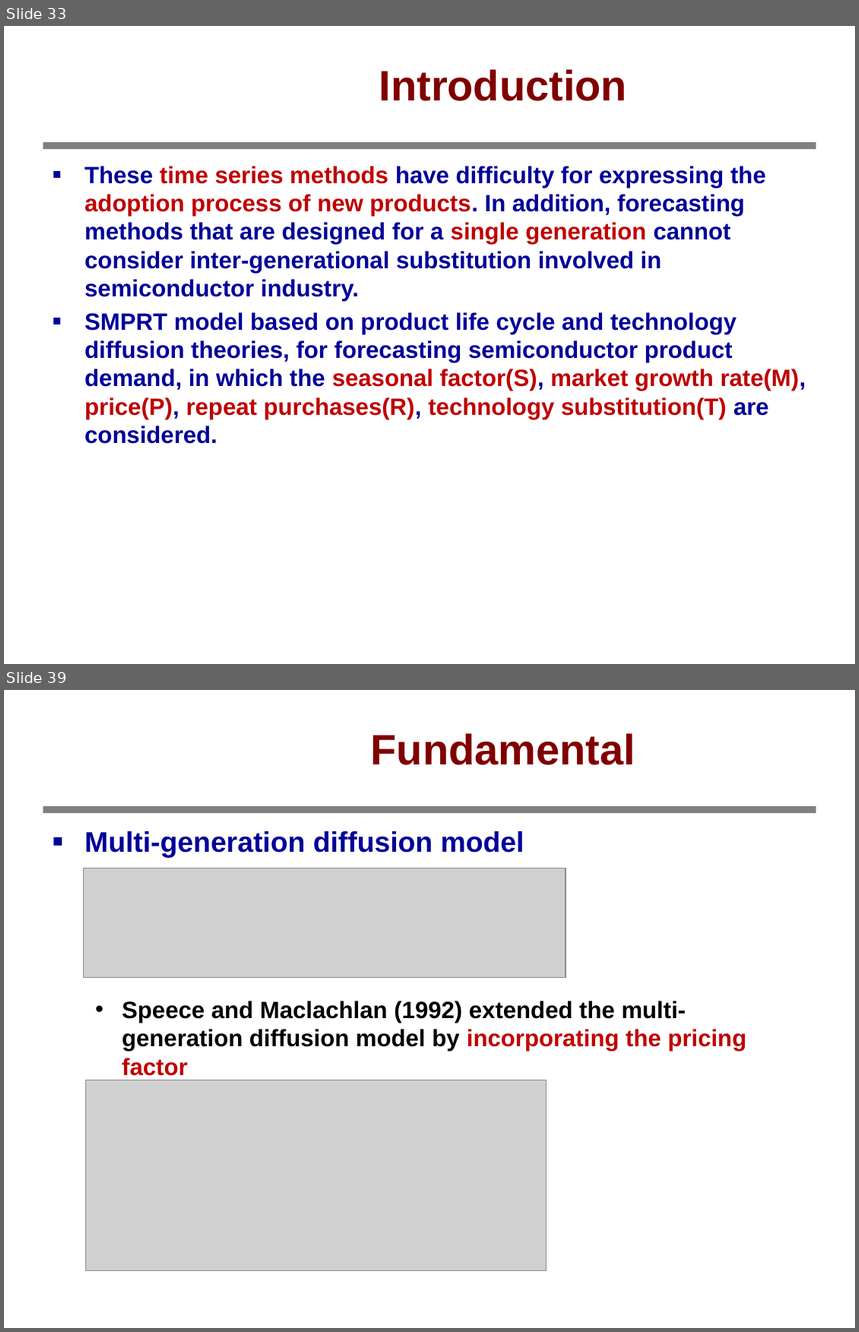
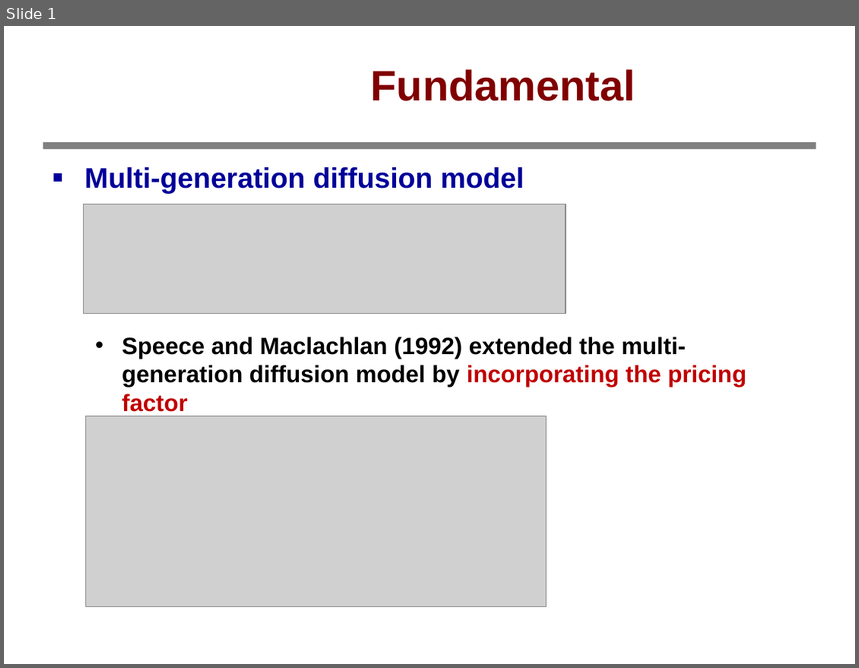
Before and after one commit to bbq9793101pohsien/Test_data, a slide deck: 學術交流.pptx. Shown one above the other, each under a label of ours: slides 33 and 39 before the commit, slide 1 after it; the slides between them are not shown. The pictures are 859x1332 and 859x668 pixels, drawn with LibreOffice and Linux fonts; fonts in the diff are those of the drawing; grey boxes stand for pictures; background and template pictures are left out. Boxes give left, top, right and bottom in pixels: in the first picture for what was removed or moved away, otherwise in the second. Text is boxed around its words. In the diff, an @@ line names an element or a change of style, - is before the commit and + after.

```diff
--- a/學術交流.pptx
+++ b/學術交流.pptx
@@ slide 33 removed at [4, 26, 855, 664], background #FFFFFF; not listed: 1 template element that a slide beside it also shows @@
@@ title removed at [379, 69, 627, 101] @@
-Introduction
@@ text removed at [85, 166, 807, 444] @@
-■ These time series methods have difficulty for expressing the adoption process of new products. In addition, forecasting methods that are designed for a single generation cannot consider inter-generational substitution involved in semiconductor industry.
-■ SMPRT model based on product life cycle and technology diffusion theories, for forecasting semiconductor product demand, in which the seasonal factor(S), market growth rate(M), price(P), repeat purchases(R), technology substitution(T) are considered.
@@ page number removed at [654, 640, 852, 664] @@
-33
@@ what was slide 39 is now slide 1 @@
```
Also in this commit, not shown: 17 slides added, 37 other slides removed.
